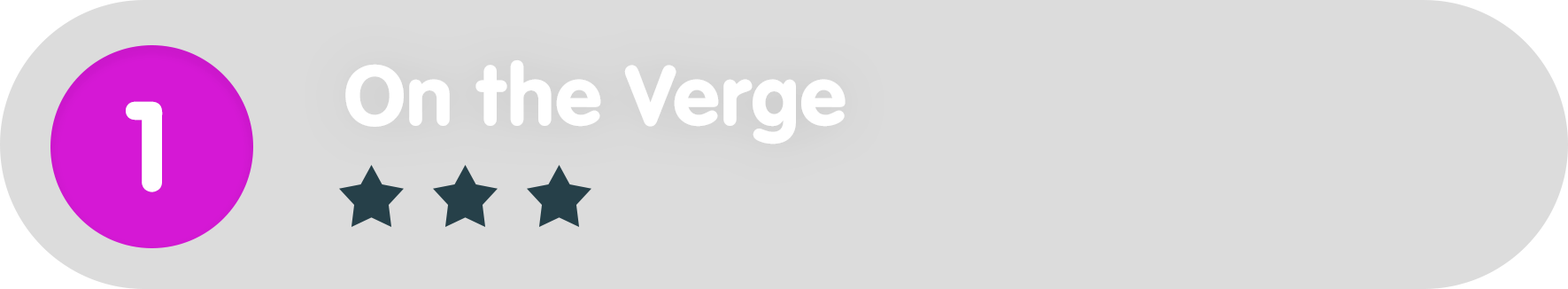
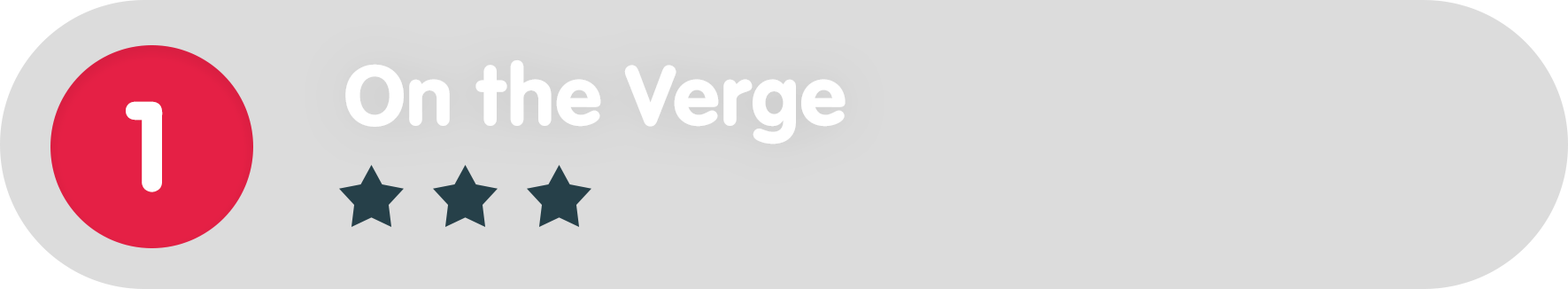
Layer changes from the first 1568x289 image to the second:
painted on "Ellipse_green" over (50, 45, 254, 248)
